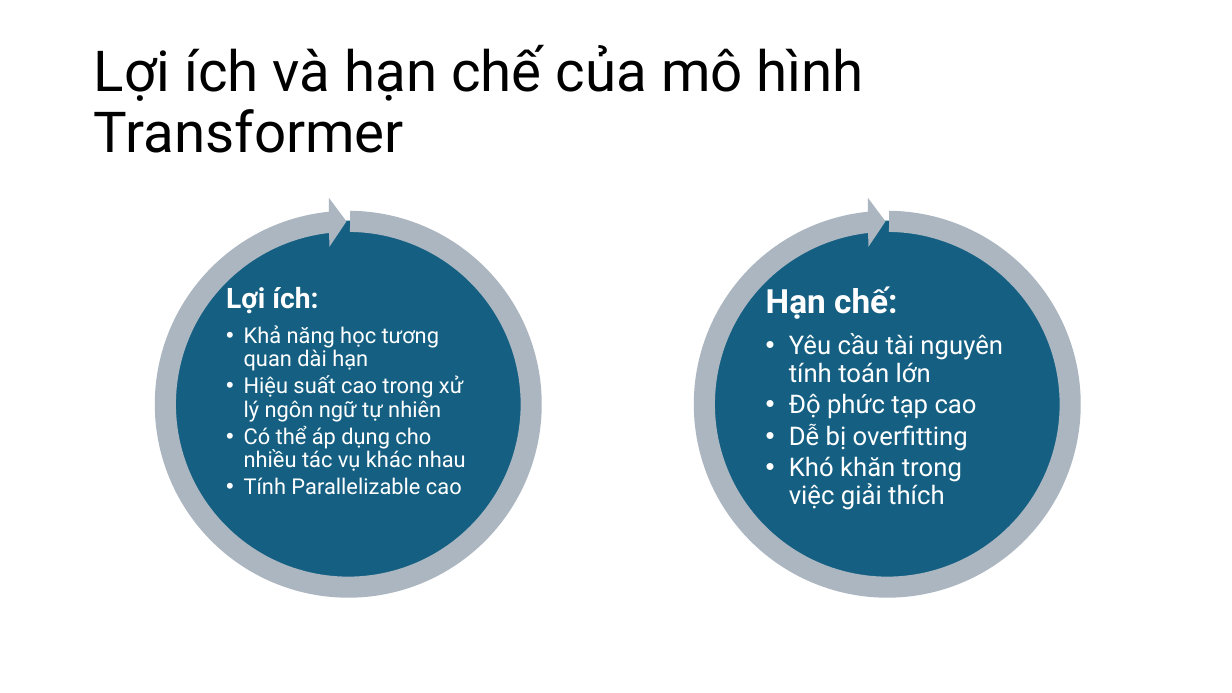
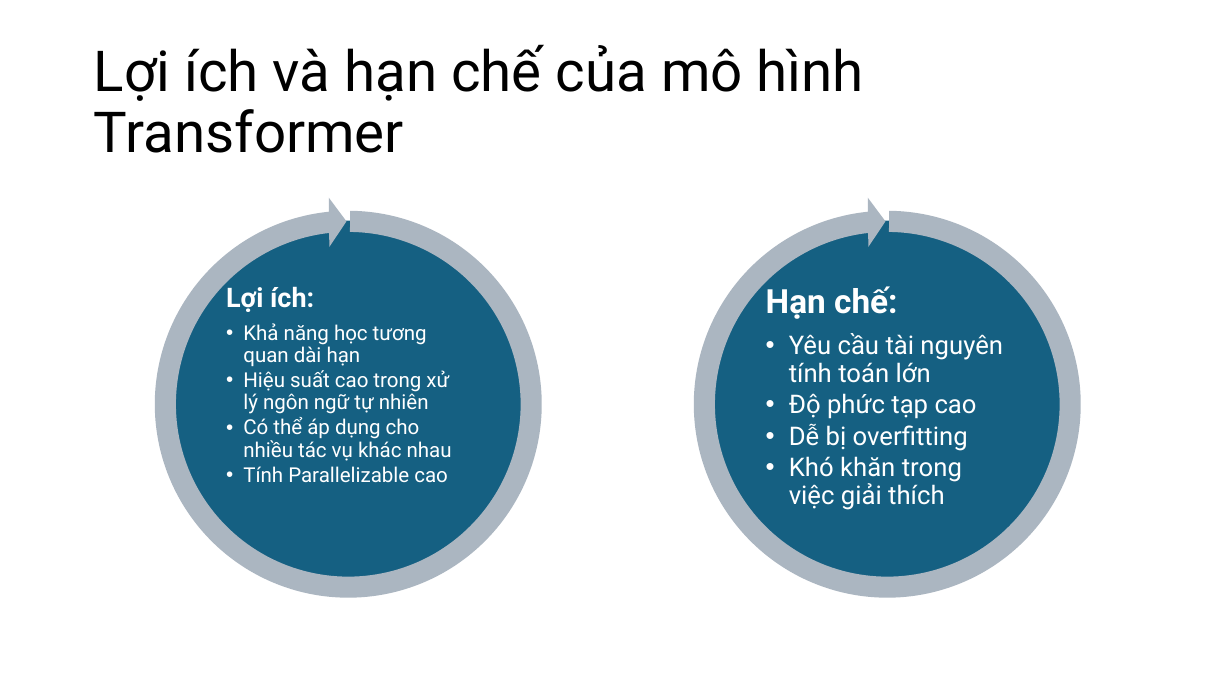
Before and after one commit to thanhtai9606/lab-master, a slide deck: slide 15 of lab/t5 deep learning/Attention Is All You Need.pptx. Drawn at 1232x693 pixels with LibreOffice and Linux fonts; fonts in the diff are those of the drawing. Boxes give left, top, right and bottom in pixels: in the first picture for what was removed or moved away, otherwise in the second. Text is boxed around its words. In the diff, an @@ line names an element or a change of style, - is before the commit and + after.

```diff
--- a/lab/t5 deep learning/Attention Is All You Need.pptx
+++ b/lab/t5 deep learning/Attention Is All You Need.pptx
@@ text "Lợi ích:" at [226, 282, 452, 483]: size 22 to 21 pt in "Lợi ích:"; size 17 to 16 pt @@
```
Also in this commit, not shown: 13 other slides changed, 4 other files.
